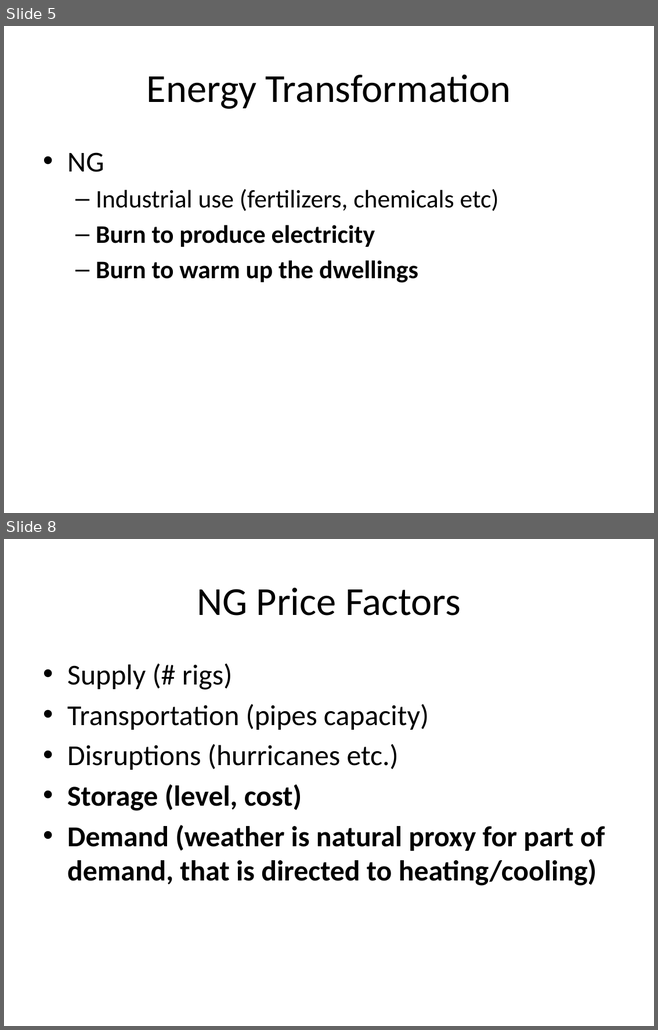
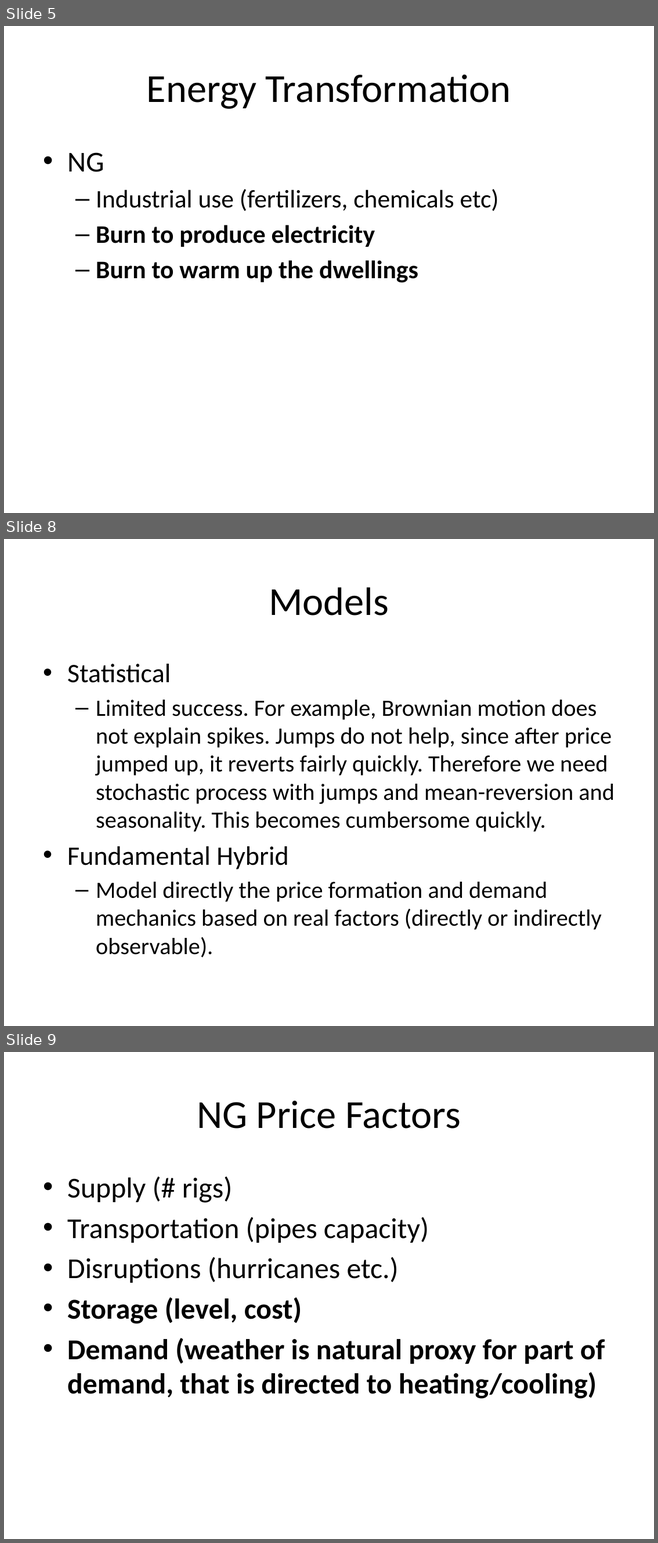
Before and after one commit to quantbin/xpl, a slide deck: energy.pptx. Shown one above the other, each under a label of ours: slides 5 and 8 before the commit, slides 5, 8 and 9 after it; the slides between them are not shown. The pictures are 658x1030 and 658x1543 pixels, drawn with LibreOffice and Linux fonts; fonts in the diff are those of the drawing. Boxes give left, top, right and bottom in pixels: in the first picture for what was removed or moved away, otherwise in the second. Text is boxed around its words. In the diff, an @@ line names an element or a change of style, - is before the commit and + after.

```diff
--- a/energy.pptx
+++ b/energy.pptx
@@ slide 8 added at (4,539,654,1026), background #C0C0C0 @@
@@ title added at (268,587,389,616), 44 pt, text #000000 @@
+Models
@@ text added at (67,664,614,958), 25.9 pt, text #000000 @@
+• Statistical
+  – Limited success. For example, Brownian motion does not explain spikes. Jumps do not help, since after price jumped up, it reverts fairly quickly. Therefore we need stochastic process with jumps and mean-reversion and seasonality. This becomes cumbersome quickly.
+• Fundamental Hybrid
+  – Model directly the price formation and demand mechanics based on real factors (directly or indirectly observable).
@@ what was slide 8 is now slide 9 @@
```
Also in this commit, not shown: 11 slides changed, 8 other slides added.
